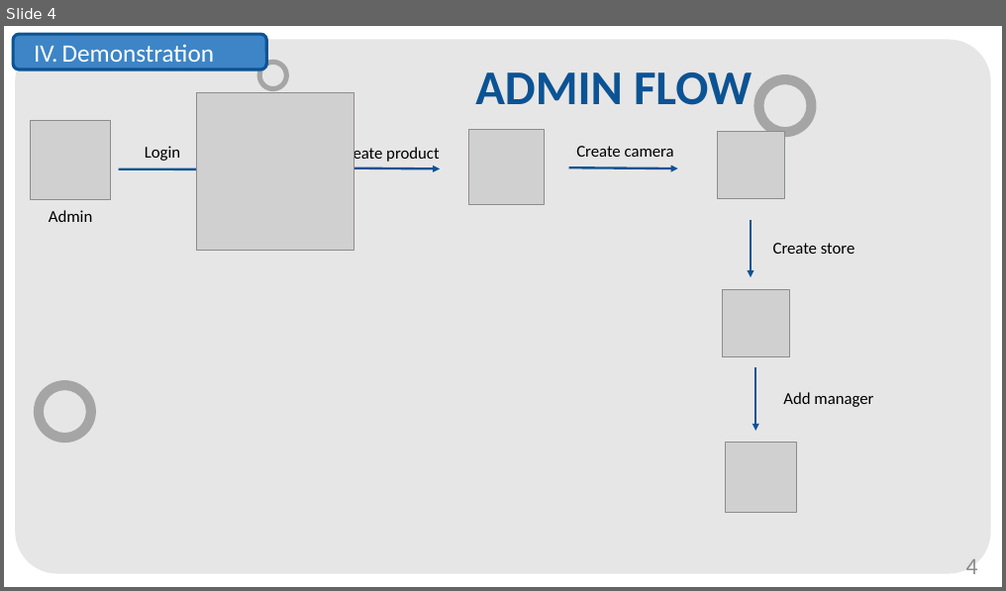
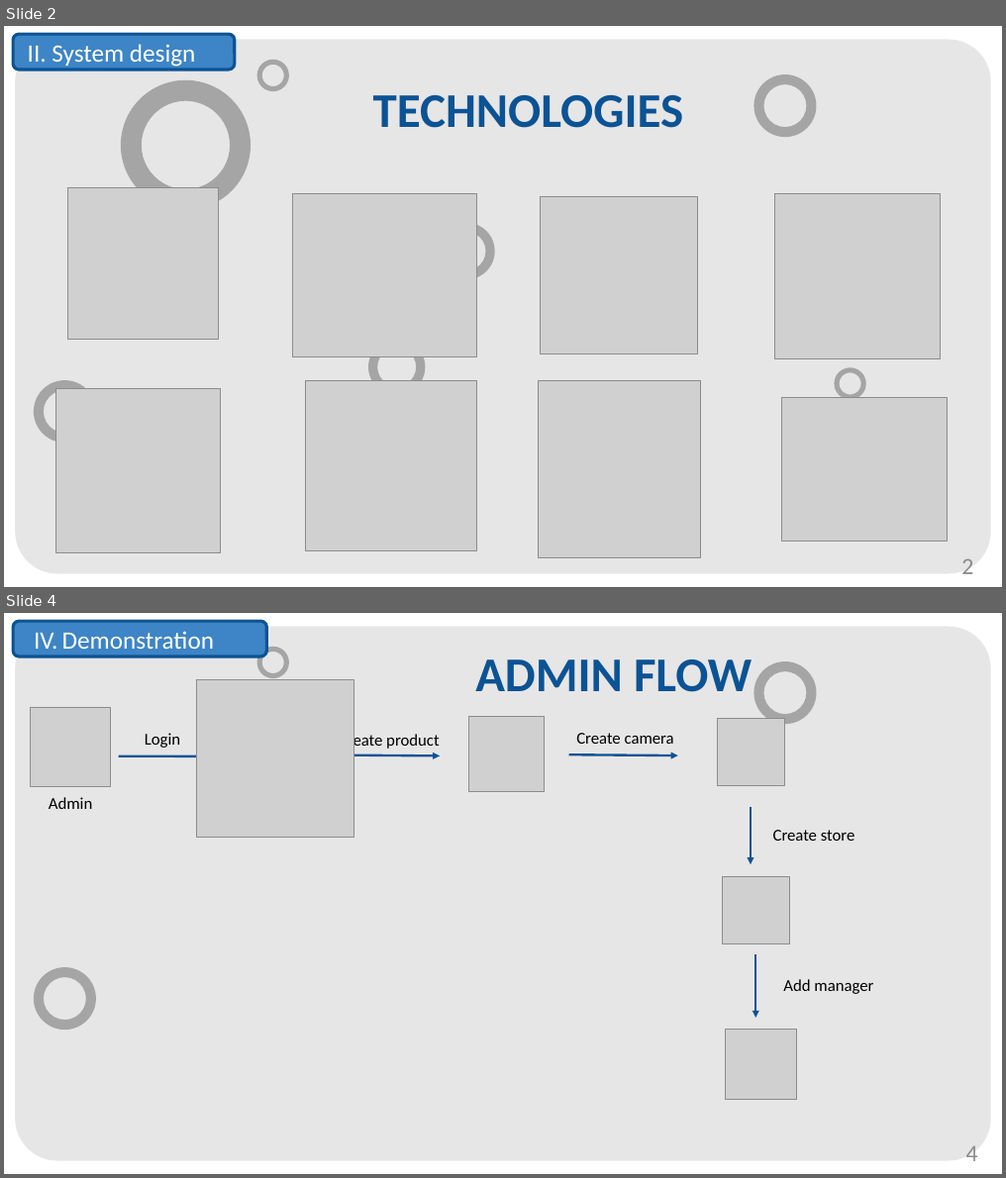
Before and after one commit to luannmdev/CapstoneDocument, a slide deck: Users/LuanNM/document/Core Flow.pptx. Shown one above the other, each under a label of ours: slide 4 before the commit, slides 2 and 4 after it; the slides between them are not shown. The pictures are 1006x591 and 1006x1178 pixels, drawn with LibreOffice and Linux fonts; fonts in the diff are those of the drawing; grey boxes stand for pictures. Boxes give left, top, right and bottom in pixels: in the first picture for what was removed or moved away, otherwise in the second. Text is boxed around its words. In the diff, an @@ line names an element or a change of style, - is before the commit and + after.

```diff
--- a/Users/LuanNM/document/Core Flow.pptx
+++ b/Users/LuanNM/document/Core Flow.pptx
@@ slide 2 added at (x1=4, y1=26, x2=1002, y2=587), background #FFFFFF; not listed: 4 template elements that a slide beside it also shows @@
@@ rounded rectangle added at (x1=13, y1=34, x2=235, y2=70), fill #3D85C6, outline #0B5394 3 pt, 24 pt, text #FFFFFF @@
+II. System design
@@ title added at (x1=373, y1=95, x2=683, y2=128), 46.7 pt, text #0B5394, bold @@
+TECHNOLOGIES
@@ picture added at (x1=67, y1=188, x2=218, y2=339) @@
@@ picture added at (x1=292, y1=194, x2=476, y2=357) @@
@@ picture added at (x1=541, y1=196, x2=698, y2=354) @@
@@ picture added at (x1=775, y1=194, x2=941, y2=360) @@
@@ group added at (x1=121, y1=79, x2=866, y2=400): 4 donuts @@
@@ picture added at (x1=306, y1=380, x2=476, y2=552) @@
@@ picture added at (x1=538, y1=380, x2=700, y2=559) @@
@@ picture added at (x1=56, y1=389, x2=221, y2=553) @@
@@ picture added at (x1=782, y1=398, x2=947, y2=542) @@
@@ page number added at (x1=961, y1=560, x2=973, y2=574), 22.7 pt, text #8C8C8C @@
+2
```
Also in this commit, not shown: 2 slides changed, 1 slide removed.
